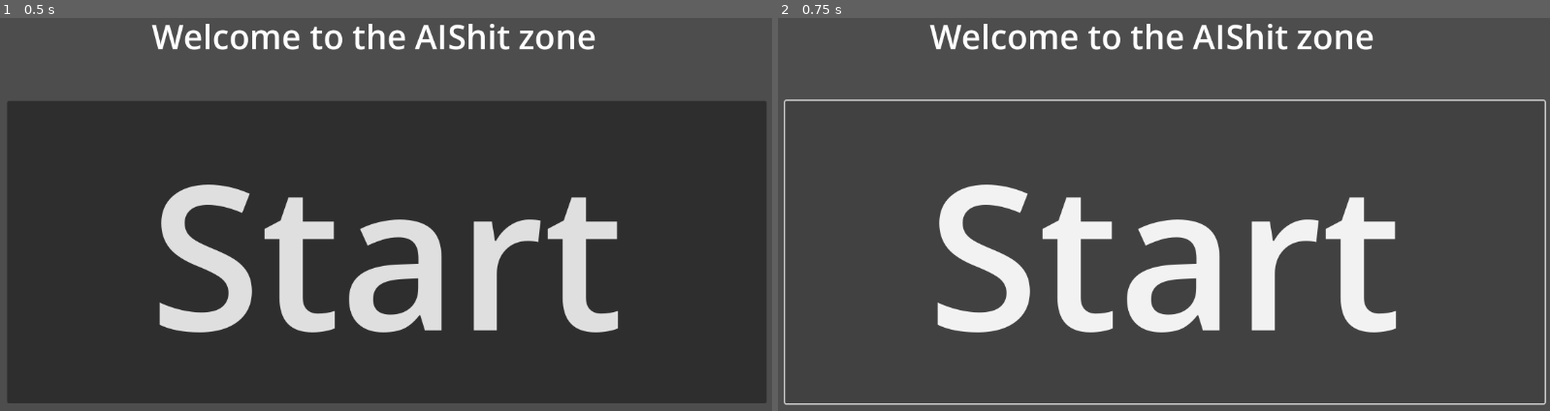
Above: before the commit, frames 1-2 (left to right).
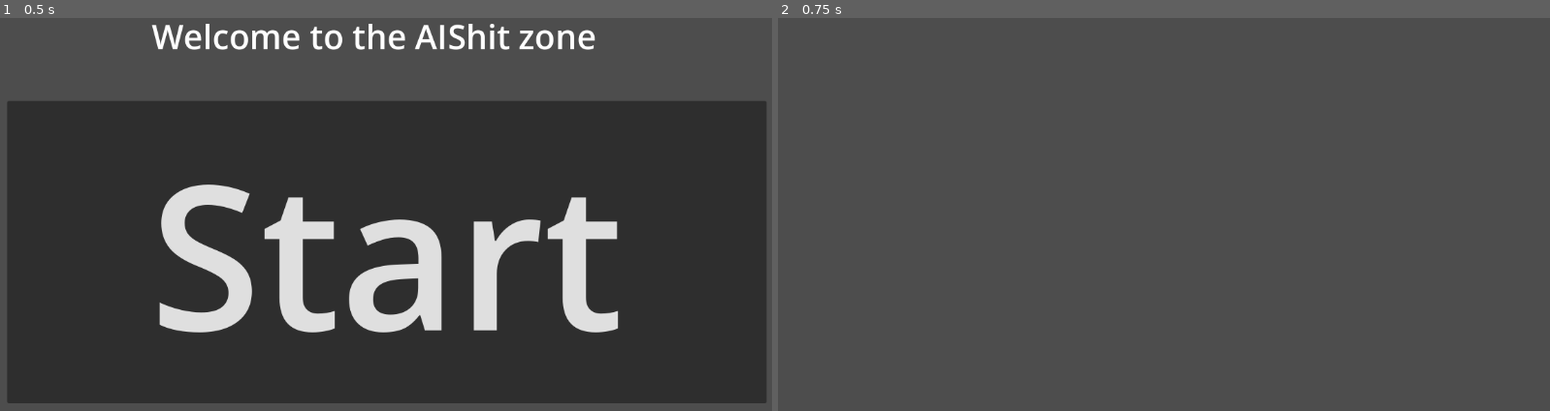
Above: after the commit, the same moments.

Repository: HolkerDev/AIS-zone
Game: Godot game, scene res://menu.tscn
Two runs of this game, one before a commit and one after it. Both use one fixed random seed, a clock stepped at 60 frames per second and the inputs below.
Inputs:
- Up to frame 1 (0.5 s): no input
- Up to frame 2 (0.75 s): click "Start" at 0.5 s

Frame 1 is identical in both runs. In frame 2, 11% of the frame differs, in the area x 0-100%, y 1-99%.

Commit message:
add scene change

Diff:
--- /dev/null
+++ b/lobby.tscn
@@ -0,0 +1,3 @@
+[gd_scene format=3 uid="uid://c3a0vucsflsiv"]
+
+[node name="Lobby" type="Node2D"]
--- a/menu.tscn
+++ b/menu.tscn
@@ -1,4 +1,6 @@
-[gd_scene format=3 uid="uid://bucbyhnb1rn30"]
+[gd_scene load_steps=2 format=3 uid="uid://bucbyhnb1rn30"]
+
+[ext_resource type="Script" path="res://start_button.gd" id="1_efqpl"]
 
 [node name="Node2D" type="Node2D"]
 
@@ -17,3 +19,6 @@
 offset_bottom = 628.0
 theme_override_font_sizes/font_size = 300
 text = "Start"
+script = ExtResource("1_efqpl")
+
+[connection signal="pressed" from="Button" to="Button" method="_on_pressed"]
--- /dev/null
+++ b/start_button.gd
@@ -0,0 +1,4 @@
+extends Button  # If attached to a Control node
+
+func _on_pressed():
+	get_tree().change_scene_to_file("res://lobby.tscn")
--- a/test.gd
+++ /dev/null
@@ -1,15 +0,0 @@
-extends CharacterBody2D
-
-@export var speed = 400
-@export var rotation_speed = 1.5
-
-var rotation_direction = 0
-
-func get_input():
-	rotation_direction = Input.get_axis("left", "right")
-	velocity = transform.x * Input.get_axis("down", "up") * speed
-
-func _physics_process(delta):
-	get_input()
-	rotation += rotation_direction * rotation_speed * delta
-	move_and_slide()
